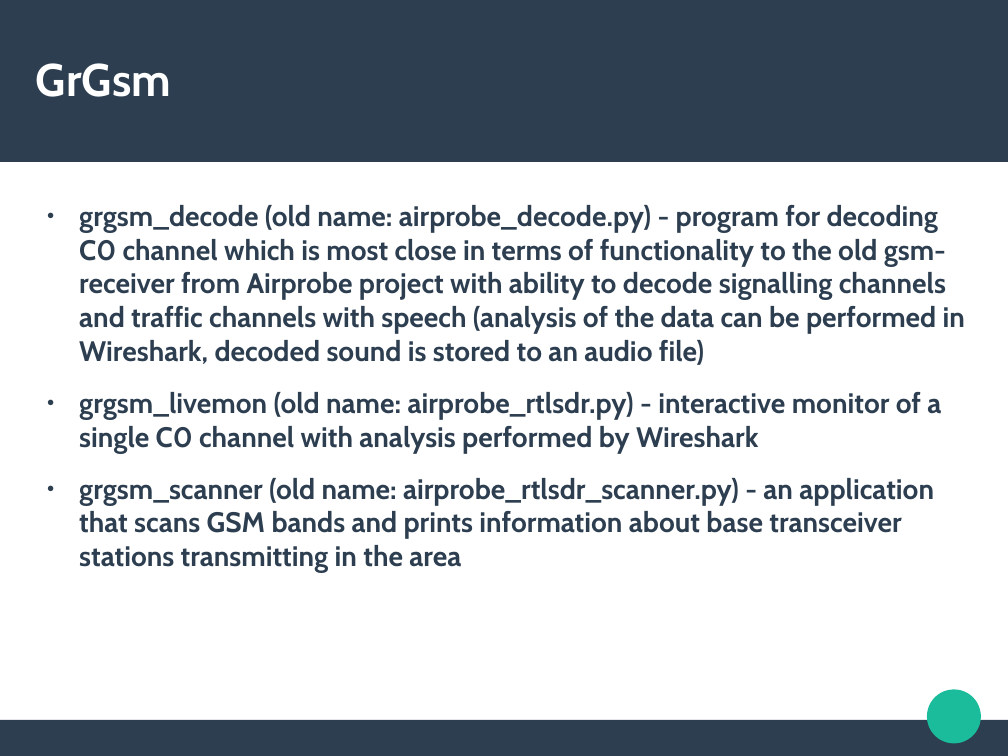
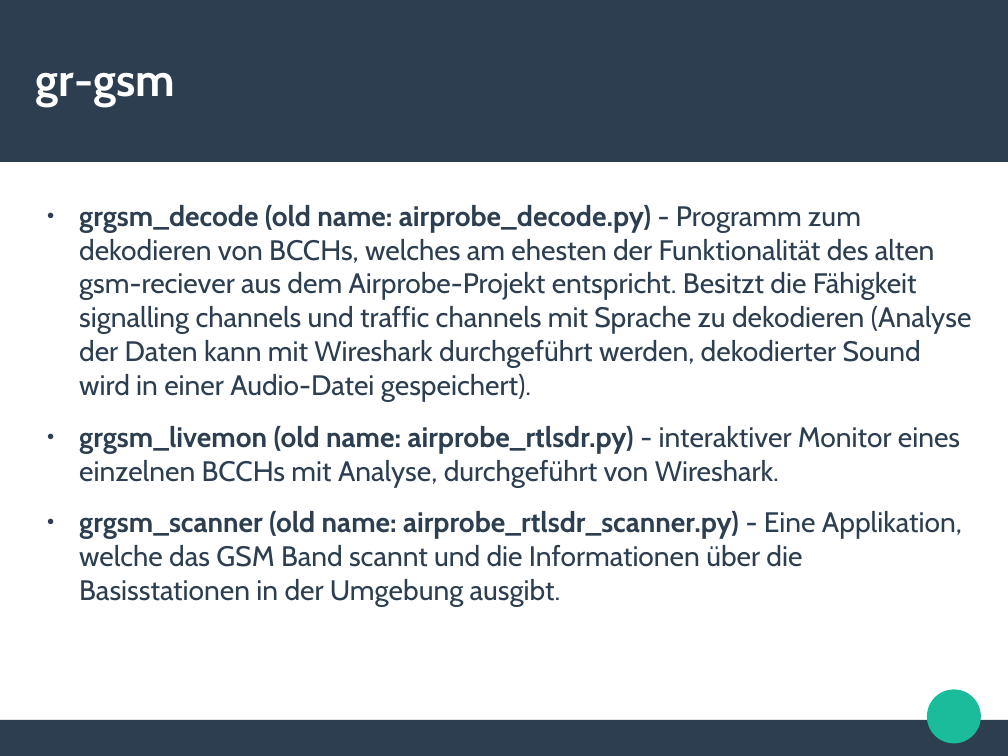
Before and after one commit to ookk2011/GrGsm-Gui, a slide deck: slide 14 of Präsentation_Projektarbeit.odp (slide 15 before the commit). Drawn at 1008x756 pixels with LibreOffice and Linux fonts; fonts in the diff are those of the drawing. Boxes give left, top, right and bottom in pixels: in the first picture for what was removed or moved away, otherwise in the second. Text is boxed around its words. In the diff, an @@ line names an element or a change of style, - is before the commit and + after.

```diff
--- a/Präsentation_Projektarbeit.odp
+++ b/Präsentation_Projektarbeit.odp
@@ title at [36,72,175,107]: text changed @@
-GrGsm
+gr-gsm
@@ text at [79,205,972,606]: text changed; bold off @@
-● grgsm_decode (old name: airprobe_decode.py) - program for decoding C0 channel which is most close in terms of functionality to the old gsm-receiver from Airprobe project with ability to decode signalling channels and traffic channels with speech (analysis of the data can be performed in Wireshark, decoded sound is stored to an audio file)
-● grgsm_livemon (old name: airprobe_rtlsdr.py) - interactive monitor of a single C0 channel with analysis performed by Wireshark
-● grgsm_scanner (old name: airprobe_rtlsdr_scanner.py) - an application that scans GSM bands and prints information about base transceiver stations transmitting in the area
+● grgsm_decode (old name: airprobe_decode.py) - Programm zum dekodieren von BCCHs, welches am ehesten der Funktionalität des alten gsm-reciever aus dem Airprobe-Projekt entspricht. Besitzt die Fähigkeit signalling channels und traffic channels mit Sprache zu dekodieren (Analyse der Daten kann mit Wireshark durchgeführt werden, dekodierter Sound wird in einer Audio-Datei gespeichert).
+● grgsm_livemon (old name: airprobe_rtlsdr.py) - interaktiver Monitor eines einzelnen BCCHs mit Analyse, durchgeführt von Wireshark.
+● grgsm_scanner (old name: airprobe_rtlsdr_scanner.py) - Eine Applikation, welche das GSM Band scannt und die Informationen über die Basisstationen in der Umgebung ausgibt.
```
Also in this commit, not shown: 6 other slides changed, 3 slides added, 1 slide removed.
